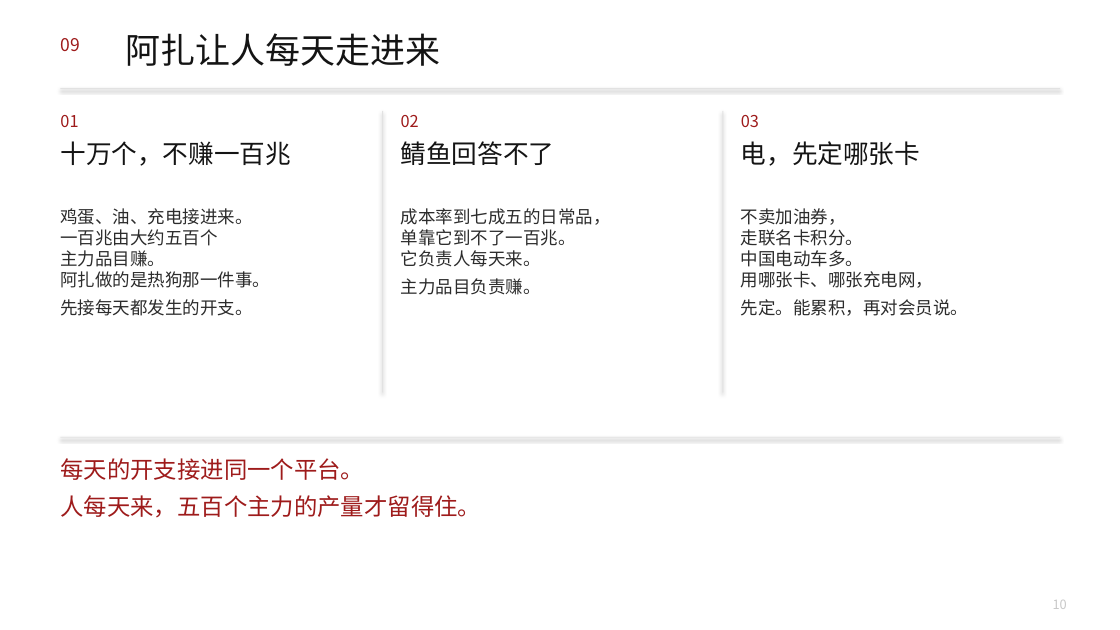
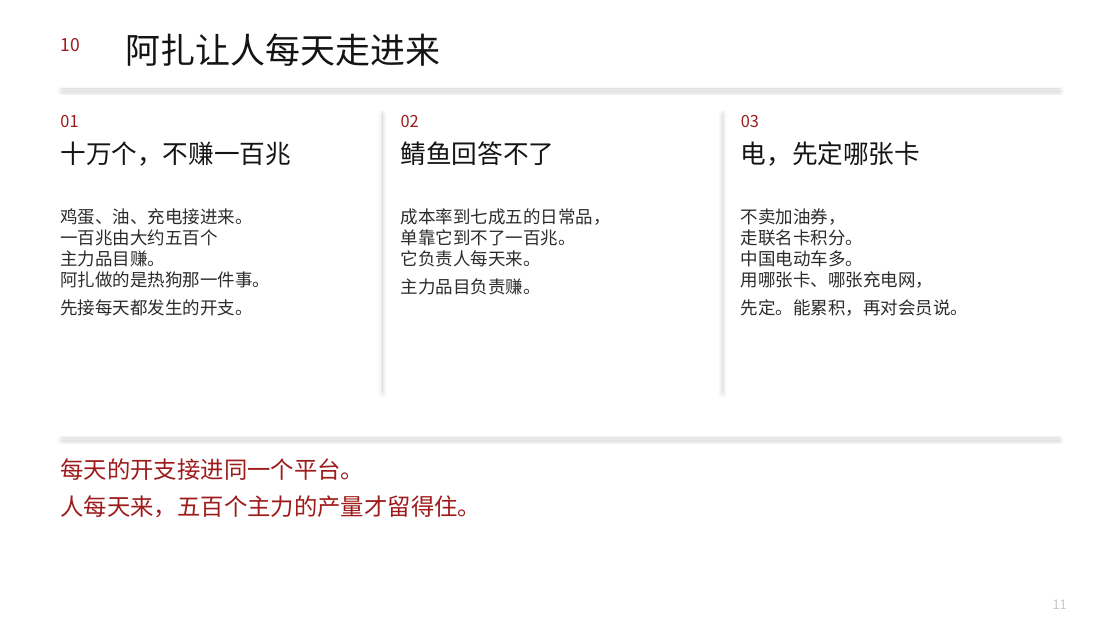
Before and after one commit to headshot9999/xiaoyi, a slide deck: slide 11 of 艾多美何以成为100兆韩元企业.pptx (slide 10 before the commit). Drawn at 1120x630 pixels with LibreOffice and Linux fonts; fonts in the diff are those of the drawing. Boxes give left, top, right and bottom in pixels: in the first picture for what was removed or moved away, otherwise in the second. Text is boxed around its words. In the diff, an @@ line names an element or a change of style, - is before the commit and + after.

```diff
--- a/艾多美何以成为100兆韩元企业.pptx
+++ b/艾多美何以成为100兆韩元企业.pptx
@@ text at bbox=[60, 38, 79, 51]: text changed @@
-09
+10
@@ text at bbox=[1053, 600, 1067, 609]: text changed @@
-10
+11
```
Also in this commit, not shown: 6 other slides changed, 3 slides added, 3 other files.
